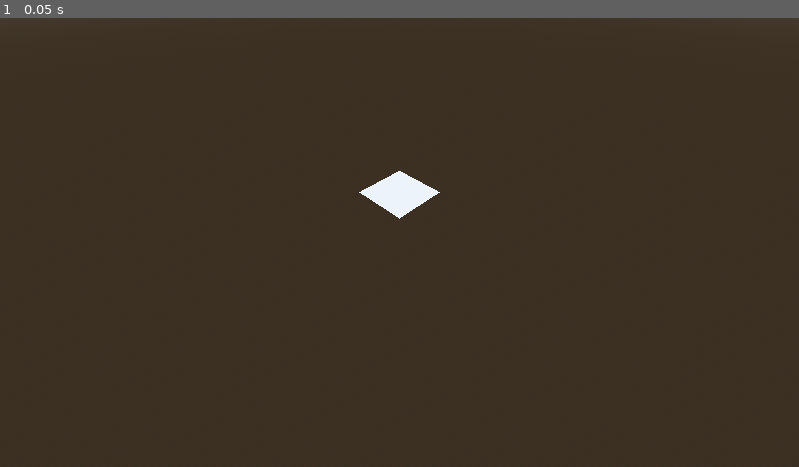
Above: before the commit, frame 1.
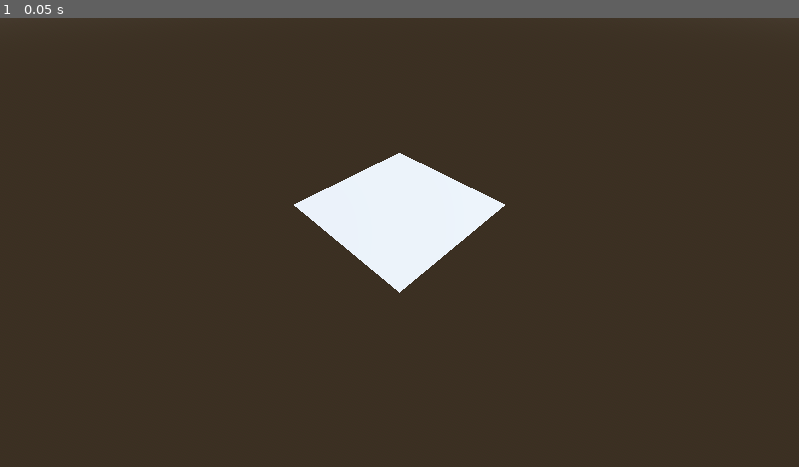
Above: after the commit, the same moment.

Repository: perfectwing1236/COMP-360-Group-2
Game: Godot game, scene res://root.tscn
Two runs of this game, one before a commit and one after it. Both use one fixed random seed, a clock stepped at 60 frames per second and the inputs below.
Inputs:
- Up to frame 1 (0.05 s): no input

The runs differ from the first frame. In frame 1, 3.6% of the frame differs, in the area x 36-64%, y 30-62%.

Commit message:
Implement function to create grid of quads of given dimensions

Diff:
--- a/landscape.gd
+++ b/landscape.gd
@@ -2,14 +2,8 @@
 
 func _ready():
 	var land = MeshInstance3D.new()
-	var st = SurfaceTool.new()
-	st.begin(Mesh.PRIMITIVE_TRIANGLES) # mode controls kind of geometry
-	var count : Array[int] = [0]
 
-	_quad(st, Vector3(-1, 0, -1), count)
-	_quad(st, Vector3(0, 0, 0), count)
-	_quad(st, Vector3(-1, 0, 0), count)
-	_quad(st, Vector3(0, 0, -1), count)
+	var st = _quadgrid(5, 5)
 
 	var material = StandardMaterial3D.new()
 	material.albedo_texture = ImageTexture.create_from_image(_heightmap(256, 256))
@@ -58,3 +52,14 @@
 	noise.domain_warp_amplitude = 30
 
 	return noise.get_image(x, y)
+
+func _quadgrid(x: int, z: int) -> SurfaceTool:
+	var st = SurfaceTool.new()
+	st.begin(Mesh.PRIMITIVE_TRIANGLES) # mode controls kind of geometry
+	var count : Array[int] = [0]
+
+	for u in range(ceil(-x/2.0), ceil(x/2.0)): # loosely center grid on x = 0, z = 0
+		for v in range(ceil(-z/2.0), ceil(z/2.0)):
+			_quad(st, Vector3(u, 0, v), count)
+
+	return st
